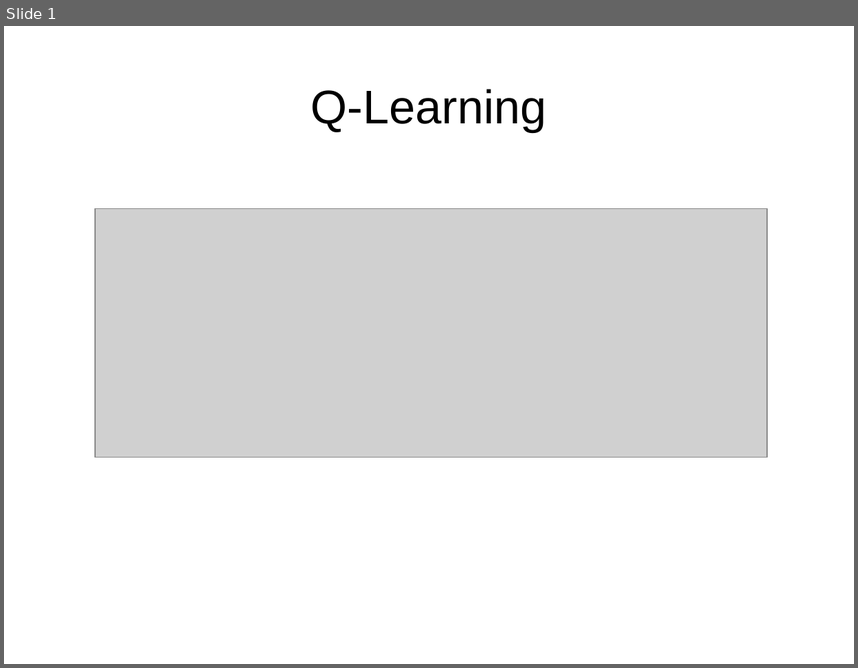
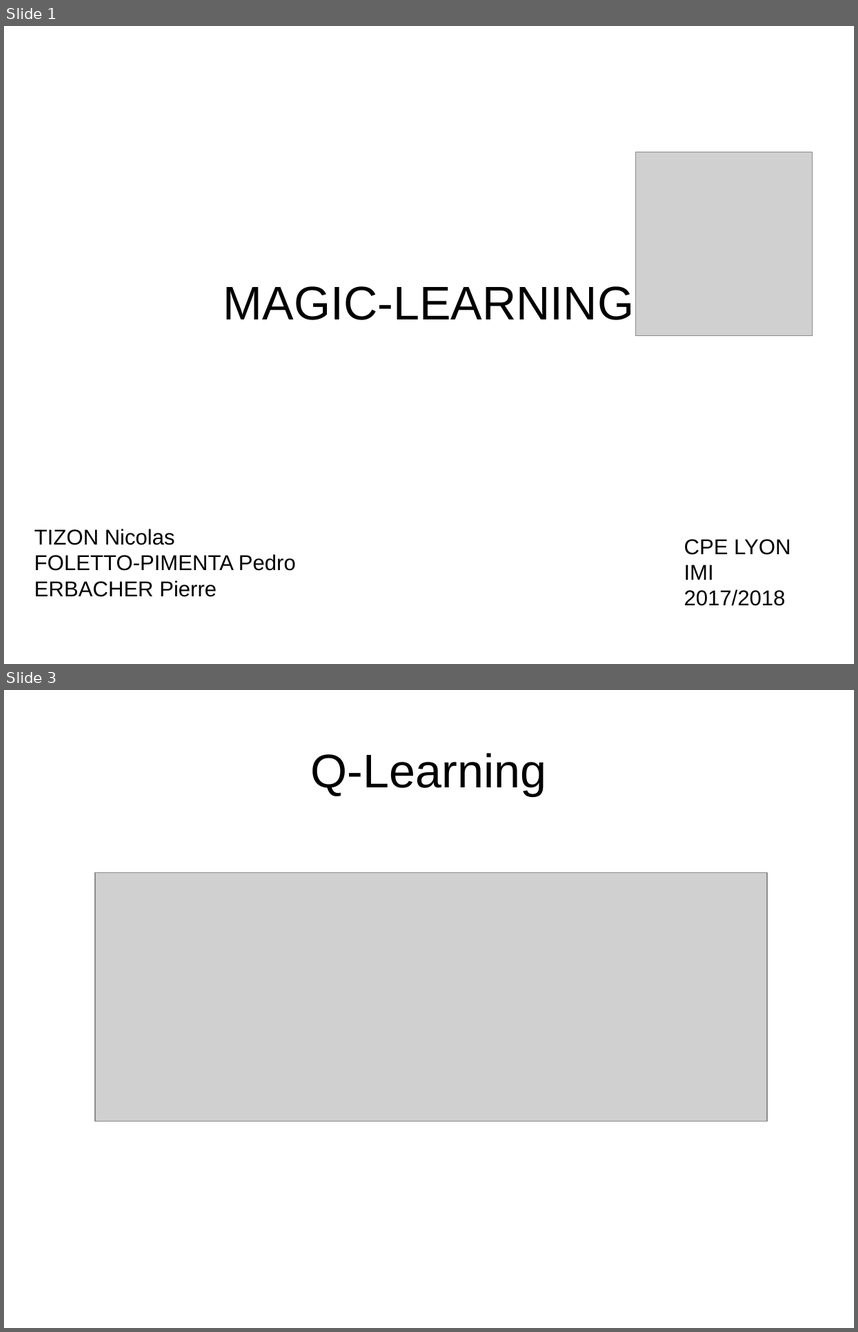
Before and after one commit to pfpimenta/projet_majeure, a slide deck: Presentation.odp. Shown one above the other, each under a label of ours: slide 1 before the commit, slides 1 and 3 after it; the slides between them are not shown. The pictures are 858x668 and 858x1332 pixels, drawn with LibreOffice and Linux fonts; fonts in the diff are those of the drawing; grey boxes stand for pictures. Boxes give left, top, right and bottom in pixels: in the first picture for what was removed or moved away, otherwise in the second. Text is boxed around its words. In the diff, an @@ line names an element or a change of style, - is before the commit and + after.

```diff
--- a/Presentation.odp
+++ b/Presentation.odp
@@ slide 1 added at box(4, 26, 854, 664), background #FFFFFF @@
@@ picture added at box(636, 152, 813, 336) @@
@@ title added at box(223, 286, 634, 320), 44 pt, text #000000 @@
+MAGIC-LEARNING
@@ title added at box(34, 528, 296, 597), 20 pt, text #000000 @@
+TIZON Nicolas
+FOLETTO-PIMENTA Pedro
+ERBACHER Pierre
@@ title added at box(684, 539, 791, 606), 20 pt, text #000000 @@
+CPE LYON
+IMI
+2017/2018
@@ what was slide 1 is now slide 3 @@
```
Also in this commit, not shown: 3 slides changed, 1 other slide added, 1 slide removed.
